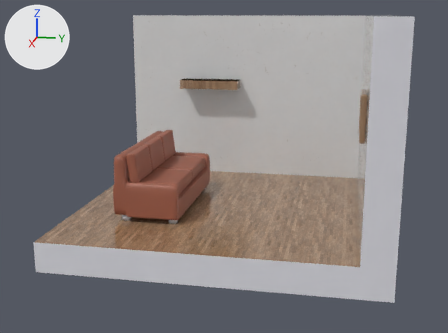
Two versions of the Blender file project/data/room/room.blend, one commit apart.
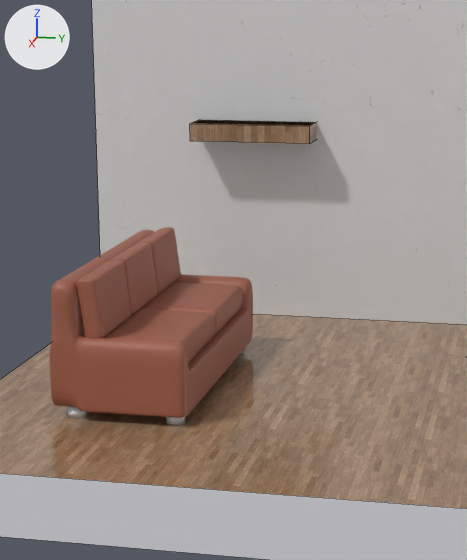
Old and new are each drawn whole from a 50 mm camera at (17.45, 3.56, 5.55) aimed at (-0.16, 0.03, 1.15) and again close up on the part from 20% to 70% of the width and 6% to 86% of the height. Arrows for +X, +Y and +Z are at upper left; the lights stay in place. The close-ups show mesh edges as thin lines.

Objects in the first close-up: 'pillows', 'pillows_2', 'scaffale', 'sofa', 'stanza'.
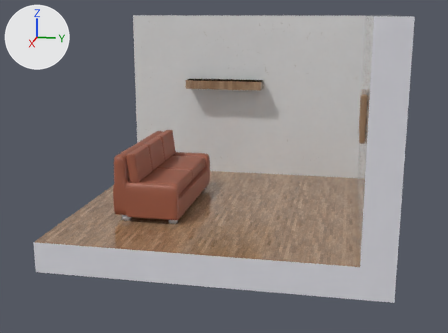
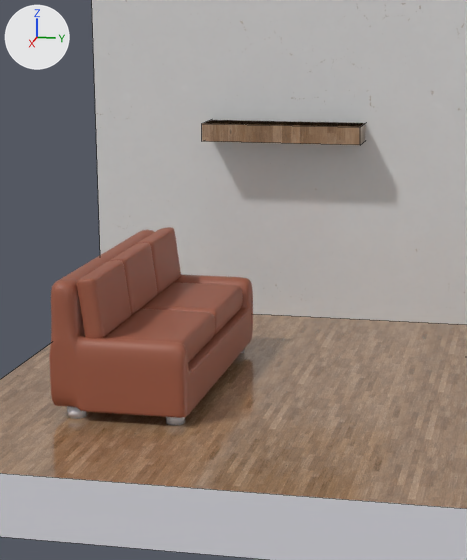
Changed parts and their boxes [x1, y1, x2, y2] in the close-ups (467 x 560 px):
'scaffale', moved, rescaled (29% wider): before [190, 120, 316, 144]; after [202, 120, 365, 145]

What changed in the scene script:
```text
Change ob_scaffale:
    ob_scaffale.location: (0.0, 0.0, 0.0) -> (0.0, 0.87, 0.0)
    ob_scaffale.scale: (4.0, 4.0, 4.0) -> (4.0, 5.24, 4.0)
```
